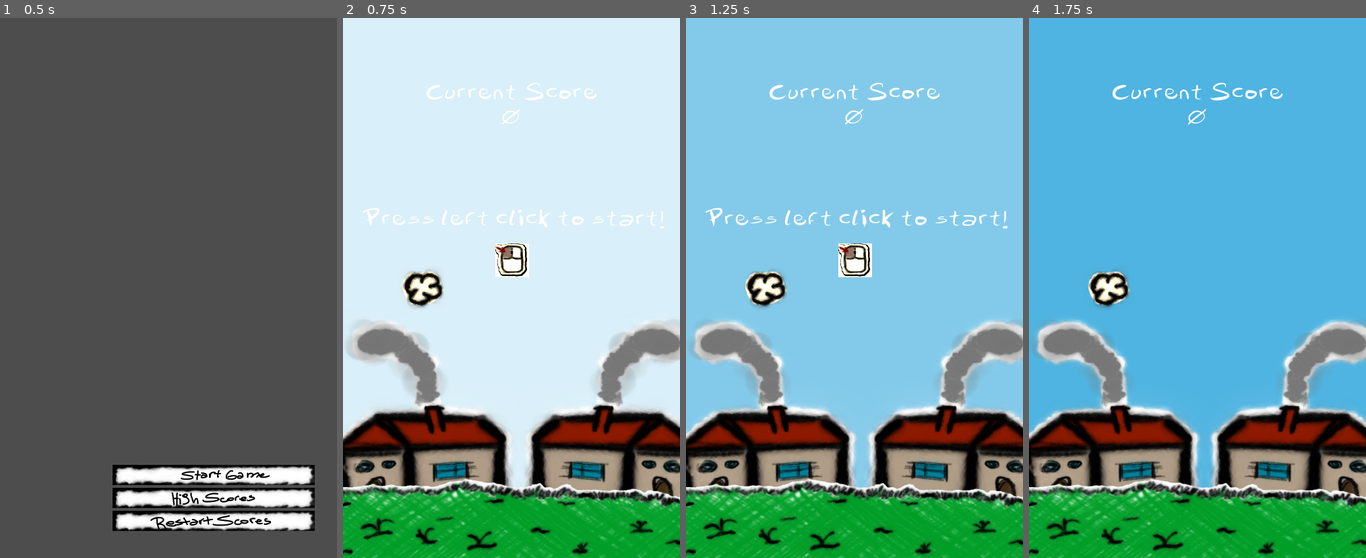
Above: before the commit, frames 1-4 (left to right).
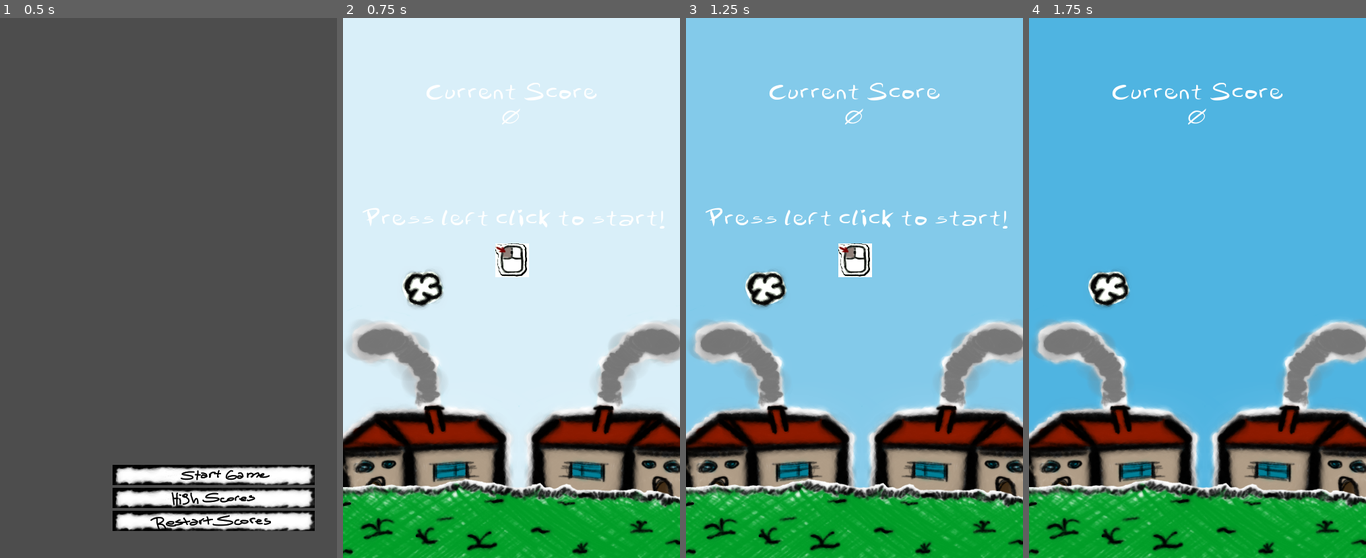
Above: after the commit, the same moments.

Repository: sosafacun/Bird-That-Flaps
Game: Godot game, scene res://scenes/ui/main_menu.tscn
Two runs of this game, one before a commit and one after it. Both use one fixed random seed, a clock stepped at 60 frames per second and the inputs below.
Inputs (mouse positions are in pixels of both pictures, inside the frame that each line leads up to):
- Up to frame 1 (0.5 s): no input
- Up to frame 2 (0.75 s): click (555, 477) at 0.5 s
- Up to frame 3 (1.25 s): no input
- Up to frame 4 (1.75 s): tap Enter at 1.25 s; move the mouse to (1271, 261) at 1.27 s; click (1271, 261) at 1.52 s

Frame 1 is identical in both runs. In frame 2, 0.4% of the frame differs, in the area x 17-55%, y 41-53%; in frame 3, 0.4%; in frame 4, 0.2%.

Commit message:
Finished the Day / Night cycle
But at what cost

Diff:
--- /dev/null
+++ b/globals/sfx.gd
@@ -0,0 +1 @@
+extends Node
--- /dev/null
+++ b/globals/sfx.tscn
@@ -0,0 +1,22 @@
+[gd_scene load_steps=6 format=3 uid="uid://spf3np1qts81"]
+
+[ext_resource type="Script" path="res://globals/sfx.gd" id="1_0y7dy"]
+[ext_resource type="AudioStream" uid="uid://dc2f45q7hhtql" path="res://resources/audio/after-loss.wav" id="1_qssyx"]
+[ext_resource type="AudioStream" uid="uid://bgscwqkf0cqae" path="res://resources/audio/BGM.wav" id="2_w8yqr"]
+[ext_resource type="AudioStream" uid="uid://bawxfqxcmf662" path="res://resources/audio/loss-sound.wav" id="3_6igge"]
+[ext_resource type="AudioStream" uid="uid://b26a57760xpyp" path="res://resources/audio/score-sound-short.wav" id="4_nvs1n"]
+
+[node name="SFX" type="Node"]
+script = ExtResource("1_0y7dy")
+
+[node name="0 - BGM" type="AudioStreamPlayer" parent="."]
+stream = ExtResource("2_w8yqr")
+
+[node name="1 - Score" type="AudioStreamPlayer" parent="."]
+stream = ExtResource("4_nvs1n")
+
+[node name="2 - Loss" type="AudioStreamPlayer" parent="."]
+stream = ExtResource("3_6igge")
+
+[node name="3 - AfterLoss" type="AudioStreamPlayer" parent="."]
+stream = ExtResource("1_qssyx")
--- a/project.godot
+++ b/project.godot
@@ -17,7 +17,8 @@
 
 [autoload]
 
-Globals="*res://globals.gd"
+Globals="*res://globals/globals.gd"
+SFX="*res://globals/sfx.gd"
 
 [display]
 
--- a/scenes/day_night_cycle/day_night.tscn
+++ b/scenes/day_night_cycle/day_night.tscn
@@ -5,9 +5,9 @@
 
 [sub_resource type="Curve2D" id="Curve2D_ncyvi"]
 _data = {
-"points": PackedVector2Array(0, 0, 0, 0, 1, 802, -297.302, 0, 297.302, 0, 251, 0, 0, 0, 0, 0, 503, 797, 0, 0, 0, 0, 254, 1066, 0, 0, 0, 0, 1, 802)
+"points": PackedVector2Array(0, 0, 0, 0, 16.735, 585.714, -297.302, 0, 297.302, 0, 251, 0, 0, 0, 0, 0, 504.037, 645.018, 0, 0, 0, 0, 460.267, 1030.12, 0, 0, 0, 0, 264.763, 1112.86, 0, 0, 0, 0, 254, 1066, 0, 0, 0, 0, 50.778, 978.875, 0, 0, 0, 0, 16.735, 587.179)
 }
-point_count = 5
+point_count = 8
 
 [node name="CanvasLayer" type="CanvasLayer"]
 script = ExtResource("1_p1ufj")
@@ -21,12 +21,19 @@
 
 [node name="Sun" type="Path2D" parent="."]
 position = Vector2(-20.2054, -3)
-scale = Vector2(1.02811, 1.00188)
+scale = Vector2(1.02811, 1.50334)
 curve = SubResource("Curve2D_ncyvi")
 
-[node name="DayNightFollow" parent="Sun" instance=ExtResource("2_07jf3")]
-position = Vector2(1, 802)
-rotation = -1.26862
+[node name="Day" parent="Sun" instance=ExtResource("2_07jf3")]
+position = Vector2(13.1394, 536.809)
+rotation = -1.62353
+progress = 49.0545
+is_sun = true
 
-[connection signal="daylight" from="Sun/DayNightFollow" to="." method="_on_day_night_follow_daylight"]
-[connection signal="nightlight" from="Sun/DayNightFollow" to="." method="_on_day_night_follow_nightlight"]
+[node name="Night" parent="Sun" instance=ExtResource("2_07jf3")]
+position = Vector2(506.247, 538.132)
+rotation = 1.55916
+progress = 1356.09
+
+[connection signal="daylight" from="Sun/Day" to="." method="_on_day_night_follow_daylight"]
+[connection signal="nightlight" from="Sun/Day" to="." method="_on_day_night_follow_nightlight"]
--- a/scenes/day_night_cycle/day_night_follow.gd
+++ b/scenes/day_night_cycle/day_night_follow.gd
@@ -1,4 +1,6 @@
 extends PathFollow2D
+
+@export var is_sun: bool
 
 signal daylight()
 signal nightlight()
@@ -6,16 +8,23 @@
 const SET_RATIO: float = 0.00005
 const UP_RATIO: float = 0.0001
 
+func _ready():
+	if(is_sun):
+		$Sun.visible = true
+		$Moon.visible = false
+	else:
+		$Sun.visible = false
+		$Moon.visible = true
+
 func _process(_delta):
+
 	if(Globals.is_game_active):
 		progress_ratio += UP_RATIO
 
-	if(progress_ratio < 0.7117):
+	if(progress_ratio < 0.4976):
 		$Time.color = Color("e19c00")
-		$Sun.visible = true
 		daylight.emit()
 
-	if(progress_ratio >= 0.7117):
+	if(progress_ratio >= 0.4976):
 		$Time.color = Color ("006fcb")
-		$Sun.visible = false
 		nightlight.emit()
--- a/scenes/day_night_cycle/day_night_follow.tscn
+++ b/scenes/day_night_cycle/day_night_follow.tscn
@@ -1,13 +1,20 @@
-[gd_scene load_steps=3 format=3 uid="uid://bcmqmvfkwnulo"]
+[gd_scene load_steps=4 format=3 uid="uid://bcmqmvfkwnulo"]
 
 [ext_resource type="Script" path="res://scenes/day_night_cycle/day_night_follow.gd" id="1_8j3iw"]
 [ext_resource type="Texture2D" uid="uid://c1tpr8ojylr1q" path="res://resources/game/sun.png" id="2_0h6s4"]
+[ext_resource type="Texture2D" uid="uid://cb1rxuw24i8gy" path="res://resources/game/moon.png" id="2_8svcb"]
 
 [node name="DayNightFollow" type="PathFollow2D"]
 script = ExtResource("1_8j3iw")
 
+[node name="Moon" type="Sprite2D" parent="."]
+position = Vector2(0, 15)
+scale = Vector2(0.148, 0.164)
+texture = ExtResource("2_8svcb")
+
 [node name="Sun" type="Sprite2D" parent="."]
-scale = Vector2(0.553165, 0.54142)
+visible = false
+scale = Vector2(0.230696, 0.282544)
 texture = ExtResource("2_0h6s4")
 region_enabled = true
 region_rect = Rect2(28.5732, 54.3286, 395.058, 338.368)
--- a/scenes/ui/main_menu.gd
+++ b/scenes/ui/main_menu.gd
@@ -1,4 +1,7 @@
 extends Control
+
+func _ready():
+	pass
 
 func _on_start_game_pressed():
 	get_tree().change_scene_to_file("res://scenes/game.tscn")
Renamed: globals.gd -> globals/globals.gd
Not shown, added: resources/audio/BGM.wav.import
Not shown, added: resources/audio/after-loss.wav.import
Not shown, added: resources/audio/loss-sound.wav.import
Not shown, added: resources/audio/score-sound-short.wav.import
Not shown, added: resources/audio/score-sound.wav.import
Not shown, changed: README.md
Not shown, added: resources/audio/loss-sound.wav
Not shown, added: resources/audio/score-sound-short.wav
